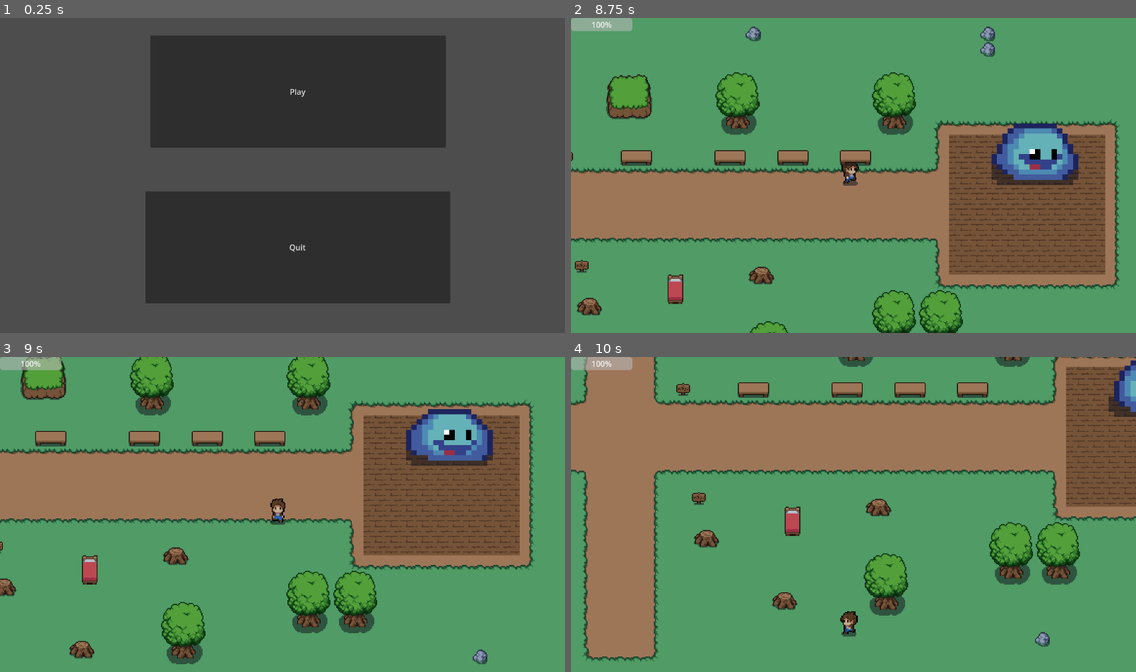
Above: before the commit, frames 1-4 (two rows, left to right).
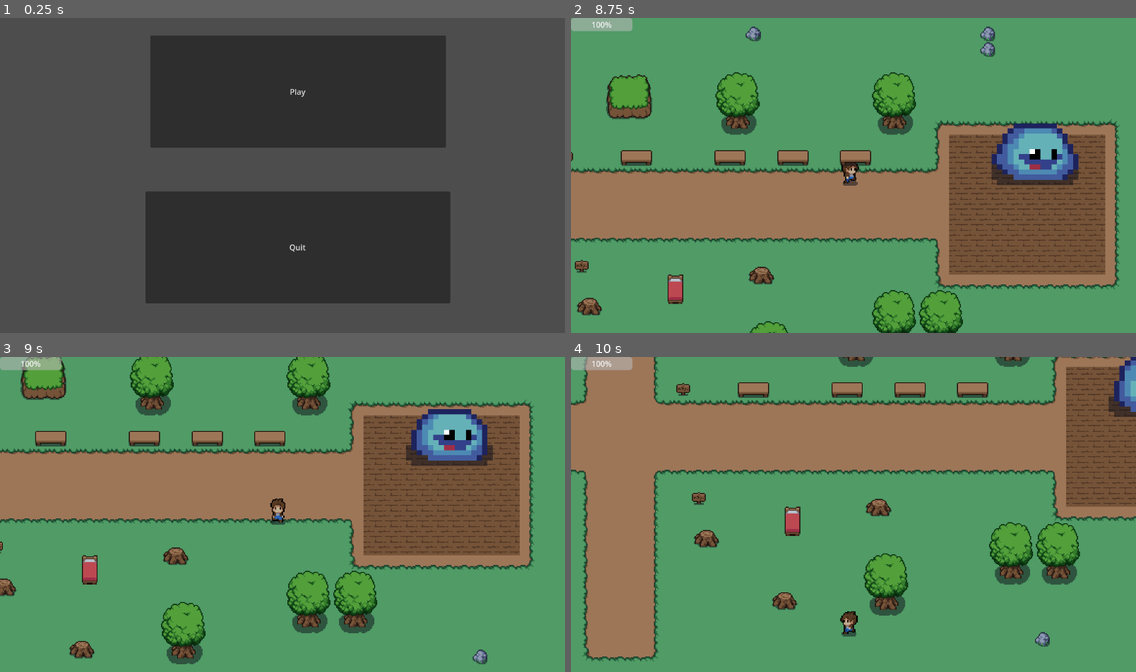
Above: after the commit, the same moments.

Repository: Rakki-Kyoryu/Time_Bandits
Game: Godot game, scene res://main/main.tscn
The game is run twice, just before and just after one commit, with the same random seed, the same clock (stepped at 60 frames per second) and the same inputs.
Inputs (mouse positions are in pixels of both pictures, inside the frame that each line leads up to):
- Up to frame 1 (0.25 s): no input
- Up to frame 2 (8.75 s): click "Play" at 0.5 s; move the mouse to (825, 238) at 1.27 s; hold Up (up) 1.28-2.78 s; click (825, 238) at 1.35 s; move the mouse to (1023, 222) at 2.02 s; click (1023, 222) at 2.1 s; tap Enter at 2.75, 4.25 s; move the mouse to (684, 128) at 2.77 s; hold A (left) 2.78-4.28 s; click (684, 128) at 2.85 s; tap Space at 3.5 s; move the mouse to (881, 175) at 3.52 s; click (881, 175) at 3.6 s; move the mouse to (768, 96) at 4.27 s; hold S (down) 4.28-5.03 s; click (768, 96) at 4.35 s; move the mouse to (977, 159) at 5.02 s; hold Right (right) 5.03-5.78 s; click (977, 159) at 5.1 s; move the mouse to (740, 191) at 5.77 s; hold Up (up) 5.78-6.53 s; click (740, 191) at 5.85 s; move the mouse to (910, 106) at 6.52 s; hold Right (right) from 6.53 s (still down); click (910, 106) at 6.6 s; move the mouse to (825, 238) at 7.27 s; click (825, 238) at 7.35 s; move the mouse to (1023, 222) at 8.02 s; click (1023, 222) at 8.1 s
- Up to frame 3 (9 s): move the mouse to (113, 467) at 8.77 s; release Right (right) at 8.78 s; hold S (down) from 8.78 s (still down); click (113, 467) at 8.85 s
- Up to frame 4 (10 s): move the mouse to (881, 514) at 9.52 s; release S (down) at 9.53 s; hold A (left) from 9.53 s (still down); click (881, 514) at 9.6 s

Frames 1-2 are identical in both runs. In frame 3, 0.7% of the frame differs, in the area x 71-88%, y 21-33%; in frame 4, 0.1%.

Commit message:
Add files via upload

Diff:
--- a/Time_Bandits_Main/PCs/Player/Player.tscn
+++ b/Time_Bandits_Main/PCs/Player/Player.tscn
@@ -432,7 +432,7 @@
 scale = Vector2(1.18229, 1.18229)
 sprite_frames = SubResource("SpriteFrames_208fj")
 animation = &"sword_hit_side"
-frame_progress = 0.510609
+frame_progress = 0.0803451
 
 [node name="player_hitbox" type="Area2D" parent="."]
 
--- a/Time_Bandits_Main/PCs/enemy/enemy.tscn
+++ b/Time_Bandits_Main/PCs/enemy/enemy.tscn
@@ -143,7 +143,7 @@
 scale = Vector2(5.56445, 5.28125)
 sprite_frames = SubResource("SpriteFrames_tf062")
 animation = &"idle"
-frame_progress = 0.438552
+frame_progress = 0.9799
 offset = Vector2(0, -6)
 
 [node name="Area2D" type="Area2D" parent="."]
Binary file added: Time_Bandits_Main/art/sprites/characters/Download97966.png
Not shown, added: Time_Bandits_Main/art/sprites/characters/Download97966.png.import
